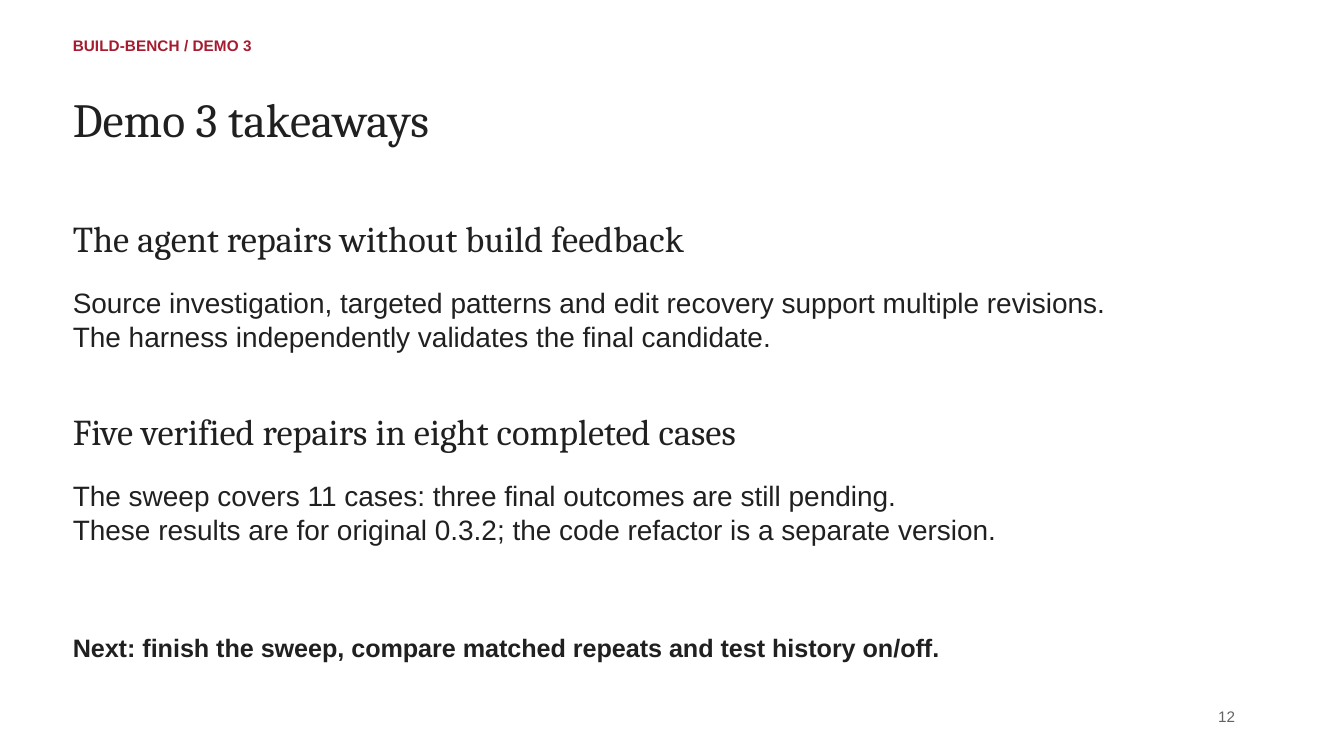
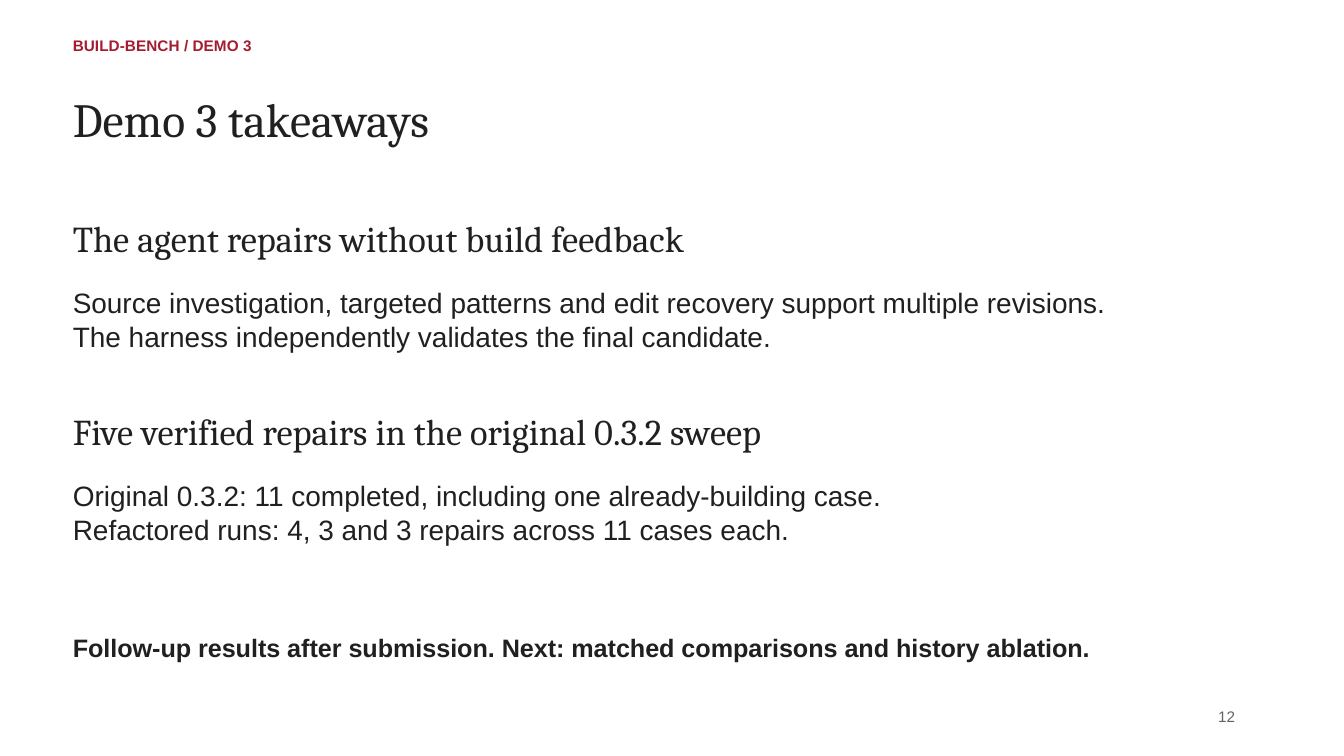
Before and after one commit to ec528-fall26/build-bench, a slide deck: slide 12 of slides/demo-3.pptx. Drawn at 1344x756 pixels with LibreOffice and Linux fonts; fonts in the diff are those of the drawing. Boxes give left, top, right and bottom in pixels: in the first picture for what was removed or moved away, otherwise in the second. Text is boxed around its words. In the diff, an @@ line names an element or a change of style, - is before the commit and + after.

Commit message:
Update Demo 3 presentation with completed results

```diff
--- a/slides/demo-3.pptx
+++ b/slides/demo-3.pptx
@@ text at (73, 419, 761, 453): text changed @@
-Five verified repairs in eight completed cases
+Five verified repairs in the original 0.3.2 sweep
@@ text at (73, 485, 881, 545): text changed @@
-The sweep covers 11 cases: three final outcomes are still pending.
-These results are for original 0.3.2; the code refactor is a separate version.
+Original 0.3.2: 11 completed, including one already-building case.
+Refactored runs: 4, 3 and 3 repairs across 11 cases each.
@@ text at (73, 638, 1090, 663): text changed @@
-Next: finish the sweep, compare matched repeats and test history on/off.
+Follow-up results after submission. Next: matched comparisons and history ablation.
```
Also in this commit, not shown: 3 other slides changed.
